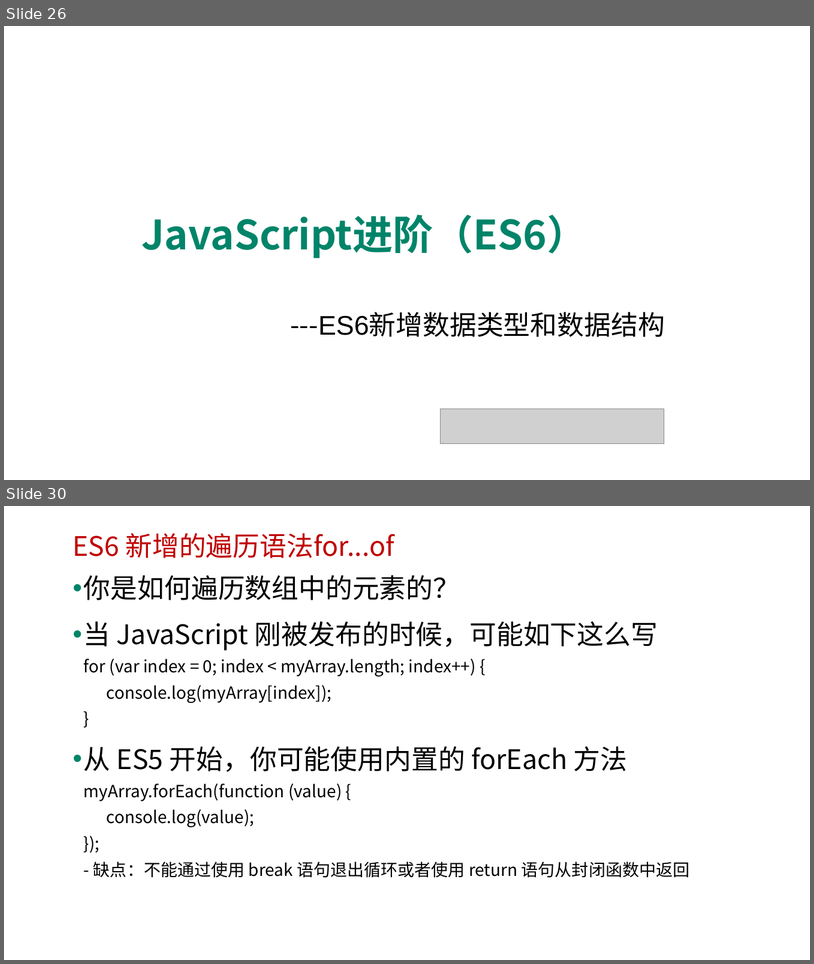
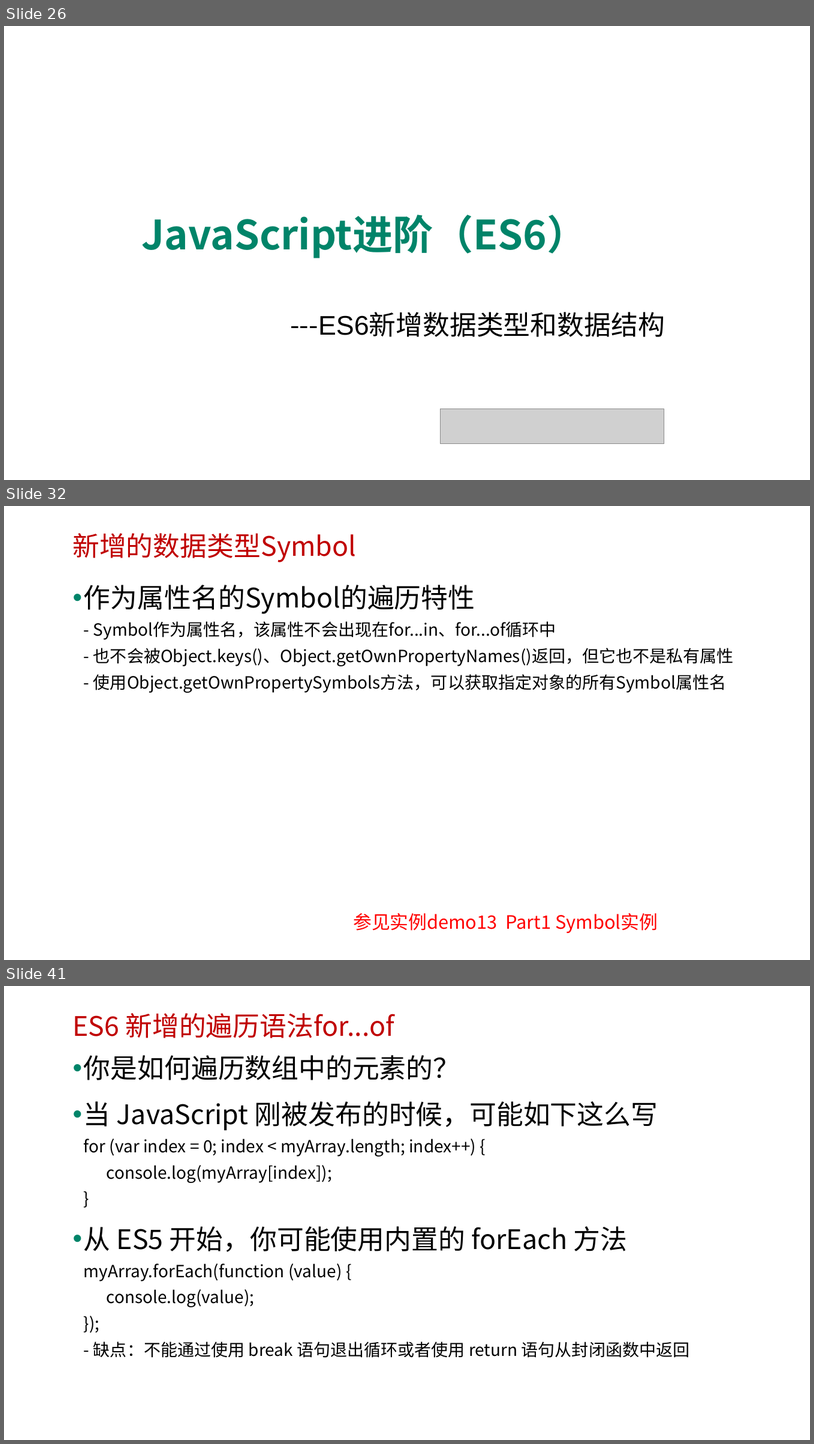
Before and after one commit to edu2act/course-javascript-advanced, a slide deck: 课程PPT/14.ECMAScript 6 二.pptx. Shown one above the other, each under a label of ours: slides 26 and 30 before the commit, slides 26, 32 and 41 after it; the slides between them are not shown. The pictures are 814x964 and 814x1444 pixels, drawn with LibreOffice and Linux fonts; fonts in the diff are those of the drawing; grey boxes stand for pictures; background and template pictures are left out. Boxes give left, top, right and bottom in pixels: in the first picture for what was removed or moved away, otherwise in the second. Text is boxed around its words. In the diff, an @@ line names an element or a change of style, - is before the commit and + after.

```diff
--- a/课程PPT/14.ECMAScript 6 二.pptx
+++ b/课程PPT/14.ECMAScript 6 二.pptx
@@ slide 32 added at [4,506,810,960], background picture (left out) @@
@@ text added at [72,533,356,562], 32 pt, text #C00000 @@
+新增的数据类型Symbol
@@ text added at [84,585,734,693], 20 pt, text #000000 @@
+• 作为属性名的Symbol的遍历特性
+  - Symbol作为属性名，该属性不会出现在for...in、for...of循环中
+  - 也不会被Object.keys()、Object.getOwnPropertyNames()返回，但它也不是私有属性
+  - 使用Object.getOwnPropertySymbols方法，可以获取指定对象的所有Symbol属性名
@@ text added at [353,913,658,933], 22 pt, text #FF0000 @@
+参见实例demo13 Part1 Symbol实例
@@ what was slide 30 is now slide 41 @@
```
Also in this commit, not shown: 4 slides changed, 10 other slides added, 9 other files.
